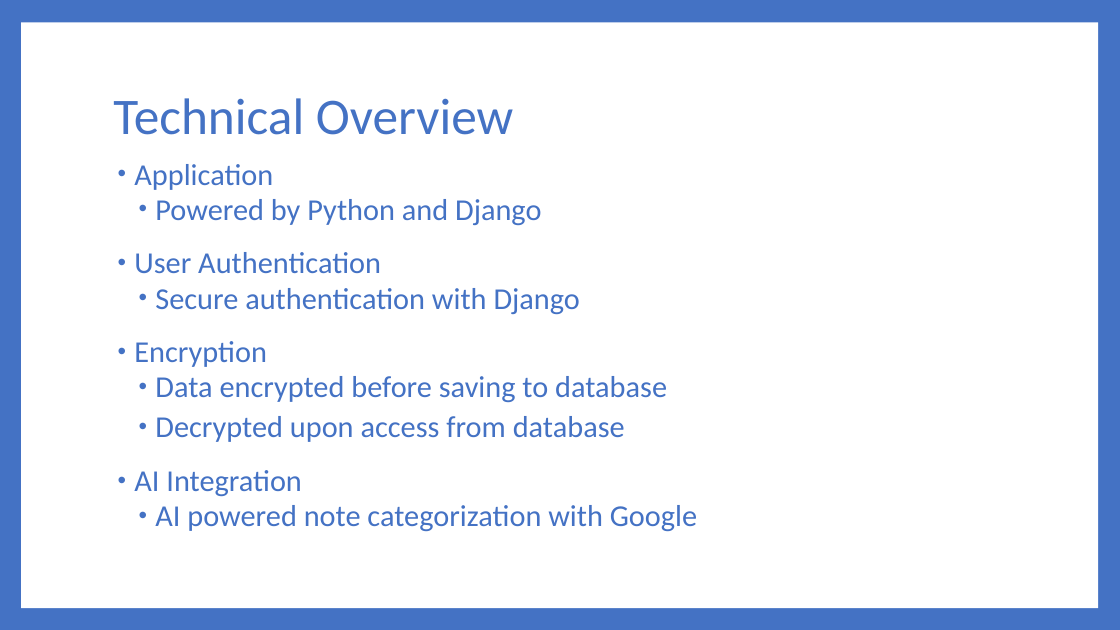
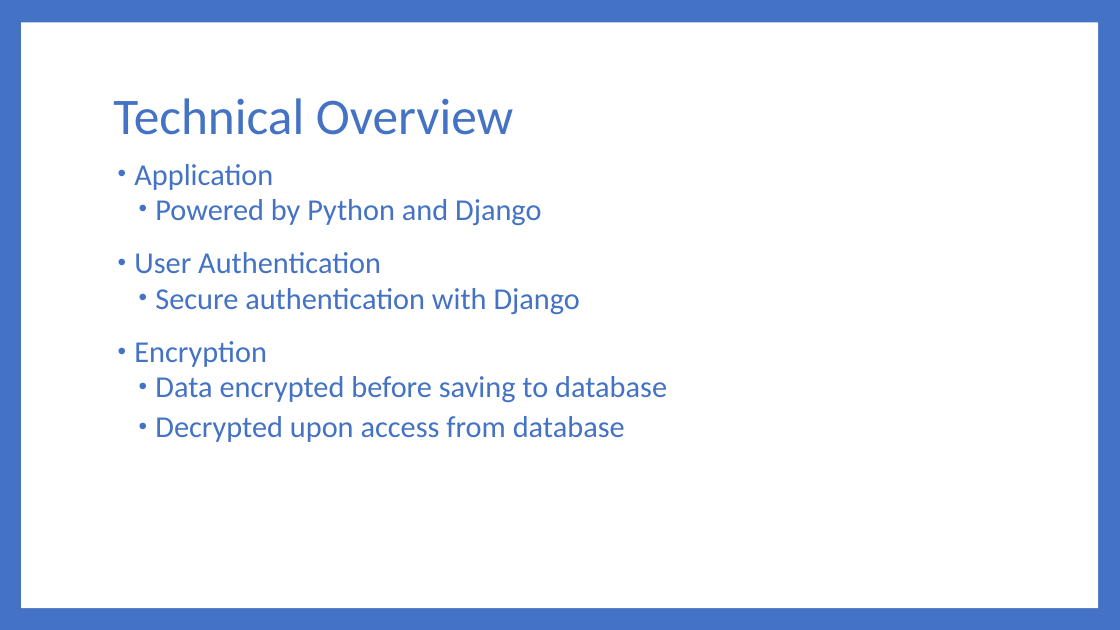
Before and after one commit to Dwaddle26/EncryptNotes, a slide deck: slide 5 of Phase 4 Documentation/Team_2_Presentation_4.pptx. Drawn at 1120x630 pixels with LibreOffice and Linux fonts; fonts in the diff are those of the drawing. Boxes give left, top, right and bottom in pixels: in the first picture for what was removed or moved away, otherwise in the second. Text is boxed around its words. In the diff, an @@ line names an element or a change of style, - is before the commit and + after.

```diff
--- a/Phase 4 Documentation/Team_2_Presentation_4.pptx
+++ b/Phase 4 Documentation/Team_2_Presentation_4.pptx
@@ text at [134,470,697,531]: paragraphs removed @@
-• AI Integration
-  • AI powered note categorization with Google
```
Also in this commit, not shown: 5 other slides changed, 3 other files.
